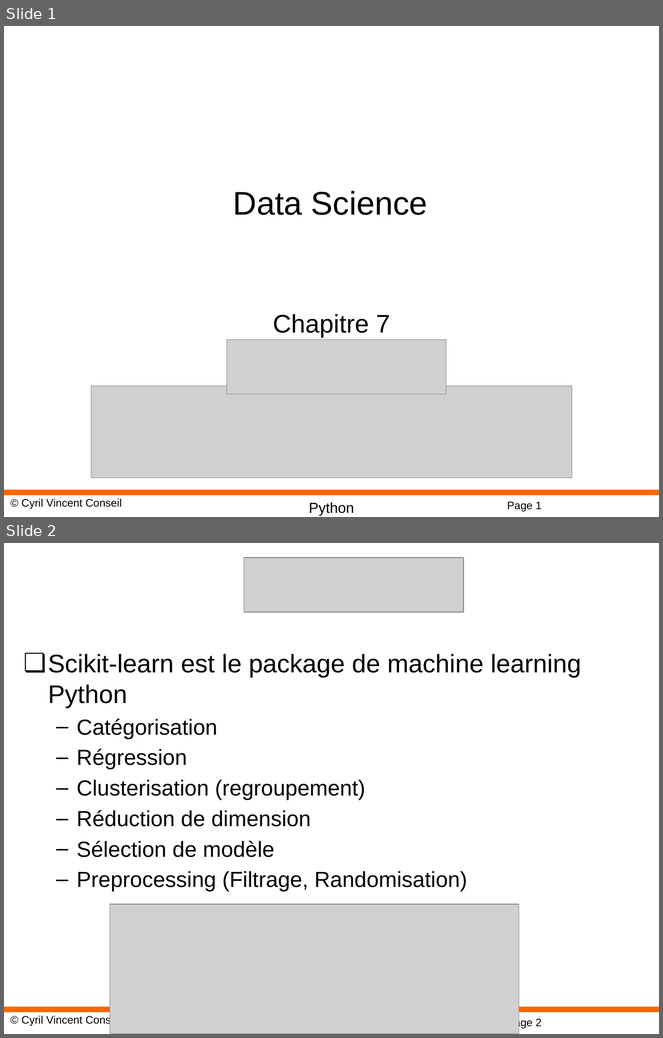
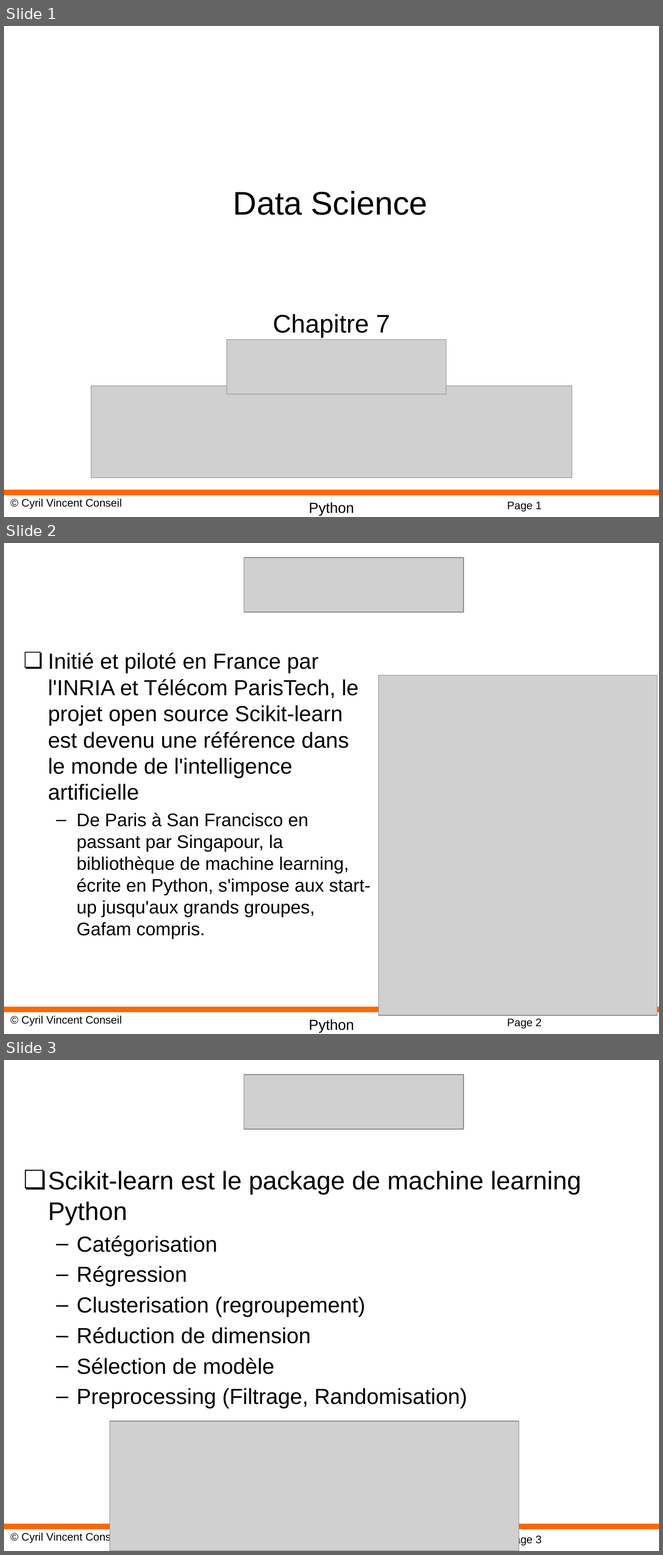
Before and after one commit to cyrilvincent/ML, a slide deck: PPT/MachineLearning13-ScikitLearn.pptx. Shown one above the other, each under a label of ours: slides 1 and 2 before the commit, slides 1, 2 and 3 after it. The pictures are 663x1038 and 663x1555 pixels, drawn with LibreOffice and Linux fonts; fonts in the diff are those of the drawing; grey boxes stand for pictures; background and template pictures are left out. Boxes give left, top, right and bottom in pixels: in the first picture for what was removed or moved away, otherwise in the second. Text is boxed around its words. In the diff, an @@ line names an element or a change of style, - is before the commit and + after.

```diff
--- a/PPT/MachineLearning13-ScikitLearn.pptx
+++ b/PPT/MachineLearning13-ScikitLearn.pptx
@@ slide 2 added at bbox=[4, 543, 659, 1034], background #FFFFFF; not listed: 4 template elements that a slide beside it also shows @@
@@ picture added at bbox=[244, 558, 463, 612] @@
@@ text added at bbox=[48, 653, 371, 939], 20 pt, text #000000 @@
+❏ Initié et piloté en France par l'INRIA et Télécom ParisTech, le projet open source Scikit-learn est devenu une référence dans le monde de l'intelligence artificielle
+  – De Paris à San Francisco en passant par Singapour, la bibliothèque de machine learning, écrite en Python, s'impose aux start-up jusqu'aux grands groupes, Gafam compris.
@@ picture added at bbox=[379, 676, 658, 1016] @@
@@ what was slide 2 is now slide 3 @@
@@ page number at bbox=[507, 1535, 542, 1546]: text changed @@
-Page 2
+Page 3
```
Also in this commit, not shown: 22 other files.
